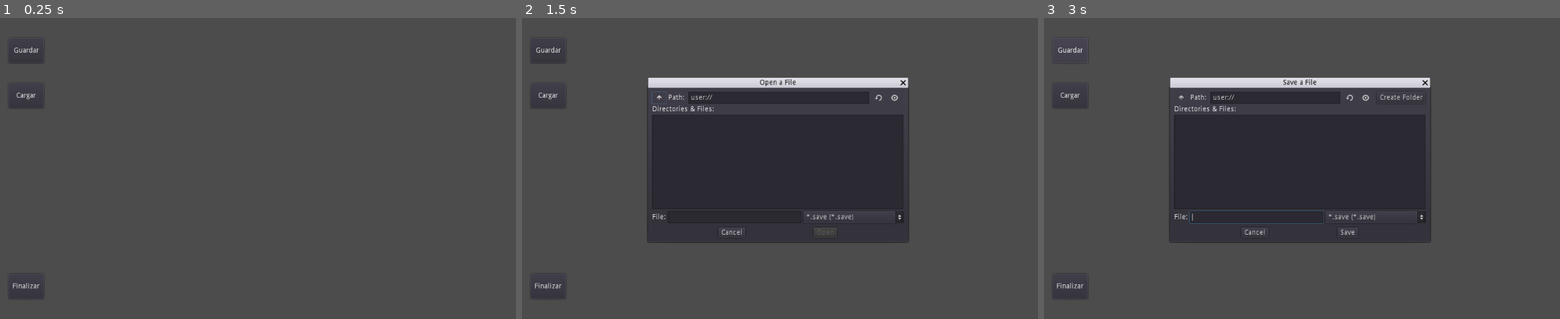
Above: before the commit, frames 1-3 (left to right).
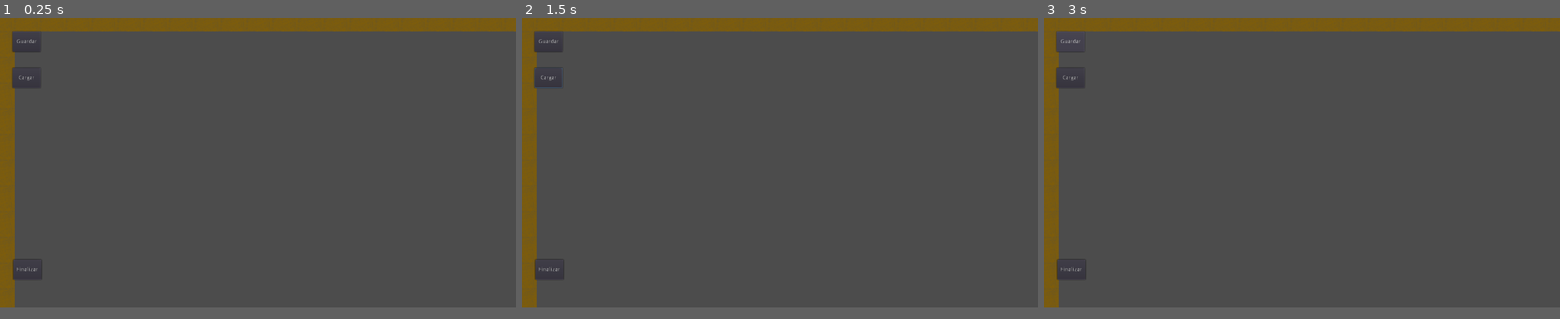
Above: after the commit, the same moments.

Repository: SergioJimenezM/EditorDeMapas
Game: Godot game, scene res://mapaProvicional.tscn
The game is run twice, just before and just after one commit, with the same random seed, the same clock (stepped at 60 frames per second) and the same inputs.
Inputs (mouse positions are in pixels of both pictures, inside the frame that each line leads up to):
- Up to frame 1 (0.25 s): no input
- Up to frame 2 (1.5 s): click "Cargar" at 0.5 s; click (661, 99) at 1.27 s
- Up to frame 3 (3 s): click (1183, 99) at 2.02 s; click "Guardar" at 2.75 s
In our replay, the window is 800x468 before the commit and 800x450 after it. These sizes can differ from the game's own. Grey fills any space a smaller window leaves; there, only what the larger window draws over its background counts as a difference.

The runs differ from the first frame. In frame 1, 7.3% of the frame differs, in the area x 0-100%, y 0-97%; in frame 2, 31%; in frame 3, 30%.

Commit message:
camara reparada con limites definidos y editables momentaneamente desde el editor

Diff:
--- a/mapaProvicional.tscn
+++ b/mapaProvicional.tscn
@@ -19,25 +19,18 @@
 }
 
 [node name="camara" type="Camera2D" parent="."]
-position = Vector2( 515.608, 306.964 )
+position = Vector2( -548.629, -824.971 )
 current = true
-limit_left = -1200
-limit_top = -1200
-limit_right = 1200
-limit_bottom = 1200
 editor_draw_limits = true
+editor_draw_drag_margin = true
 script = ExtResource( 3 )
-__meta__ = {
-"_edit_lock_": true
-}
 
 [node name="botonera" type="Control" parent="camara"]
-margin_left = -515.581
-margin_top = -306.084
-margin_right = -375.581
-margin_bottom = 296.916
+margin_left = -638.951
+margin_top = -355.822
+margin_right = -498.951
+margin_bottom = 361.178
 __meta__ = {
-"_edit_lock_": true,
 "_edit_use_anchors_": false
 }
 
@@ -48,7 +41,6 @@
 margin_bottom = 170.0
 text = "Cargar"
 __meta__ = {
-"_edit_lock_": true,
 "_edit_use_anchors_": false
 }
 
@@ -59,18 +51,16 @@
 margin_bottom = 80.0
 text = "Guardar"
 __meta__ = {
-"_edit_lock_": true,
 "_edit_use_anchors_": false
 }
 
 [node name="btnSalir" type="Button" parent="camara/botonera"]
-margin_left = 30.0
-margin_top = 500.0
-margin_right = 100.0
-margin_bottom = 550.0
+margin_left = 31.7838
+margin_top = 597.341
+margin_right = 101.784
+margin_bottom = 647.341
 text = "Finalizar"
 __meta__ = {
-"_edit_lock_": true,
 "_edit_use_anchors_": false
 }
 [connection signal="pressed" from="camara/botonera/btnCargar" to="." method="presionadoCargar"]
--- a/project.godot
+++ b/project.godot
@@ -18,6 +18,13 @@
 config/name="EditorDeMapas"
 run/main_scene="res://mapaProvicional.tscn"
 config/icon="res://icon.png"
+
+[display]
+
+window/size/width=1280
+window/size/height=720
+window/stretch/mode="2d"
+window/stretch/aspect="expand"
 
 [input]
 
--- a/scripts/camara.gd
+++ b/scripts/camara.gd
@@ -2,9 +2,14 @@
 
 export var velocidadDeLaCamara = 15
 
+export var limiteInferior = 560
+export var limiteSuperior = -560
+export var limiteDerecho = 830
+export var limiteIzquierdo = -830
+
 func _process(delta):
-	var posicion =  get_global_position()
-	var botonera = $botonera.get_global_position()
+	var posicion =  position
+
 	#Guarda un bit hacia la direccion del movimiento en eje X
 	var moverX = int(Input.is_action_pressed("ui_left")) - int(Input.is_action_pressed("ui_right"))
 	#guarda un bit hacia la direccion del movimiento en eje Y
@@ -17,17 +22,19 @@
 	#lerp es interpolacion lineal
 	#consigue un valor perteneciente a la función asociada que estamos creando
 	#la formula traza una recta entre dos valores y así se calcula el movimiento
-	print($botonera.get_global_position())
-	#tomar la botonera y fijarla en posiciones relativas a estas
-	if posicion.x >= 680:#No son 1200 reales
-		posicion.x = posicion.x - 10
-	if posicion.x <= -685:
-		posicion.x = posicion.x + 10
-	if posicion.y >= 900:
-		posicion.y = posicion.y - 10
-	if posicion.y <= -900:
-		posicion.y = posicion.y + 10
-	botonera.x = (posicion.x - 525)
-	botonera.y = (posicion.y - 290)
-	$botonera.set_global_position(botonera)#hay que alterar esta posicion
-	set_global_position(posicion)
+
+	if(posicion.x <= limiteSuperior):
+		posicion.x += velocidadDeLaCamara
+
+	if( posicion.x >= limiteInferior):
+		posicion.x -= velocidadDeLaCamara
+
+	if(posicion.y <= limiteIzquierdo):
+		posicion.y += velocidadDeLaCamara
+
+	if(posicion.y >= limiteDerecho):
+		posicion.y -= velocidadDeLaCamara
+
+	position = posicion
+
+	#Reparacion MAL para los botones que se salen del mapa
